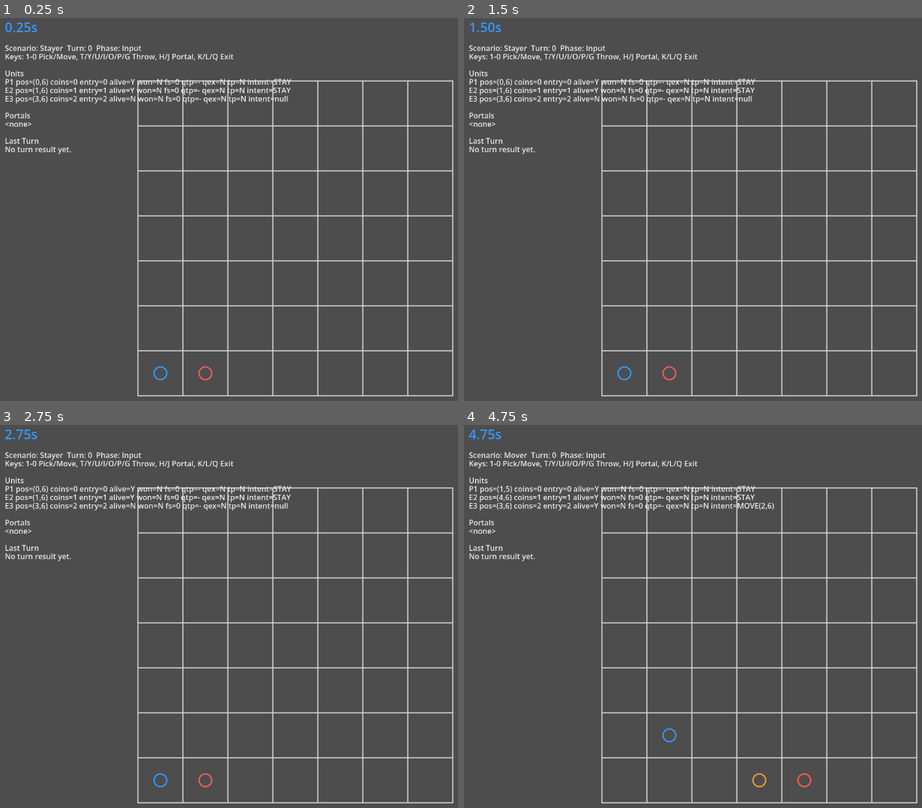
Above: before the commit, frames 1-4 (two rows, left to right).
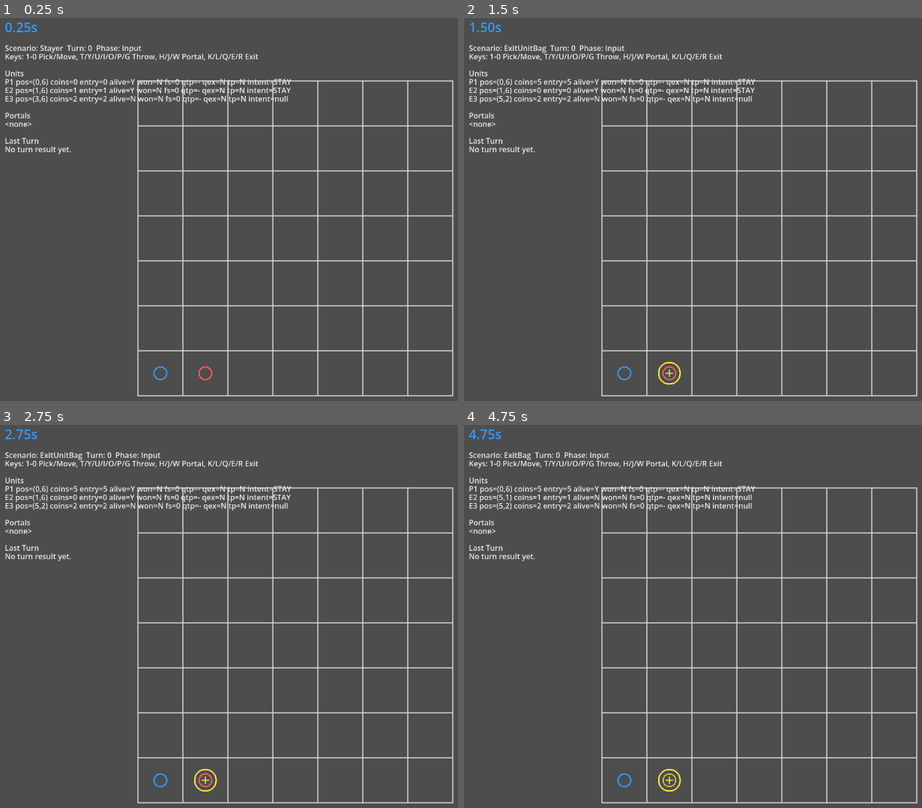
Above: after the commit, the same moments.

Repository: ustclyd/grid_demo
Game: Godot game, scene res://scenes/Main.tscn
Same seed, same stepped clock (60 frames per second), same inputs: the game is played once before the commit and once after it.
Inputs (mouse positions are in pixels of both pictures, inside the frame that each line leads up to):
- Up to frame 1 (0.25 s): no input
- Up to frame 2 (1.5 s): tap Enter at 0.5 s; move the mouse to (889, 217) at 0.52 s; hold W 0.53-1.28 s; tap E at 0.6 s; click (889, 217) at 0.67 s; tap R at 0.8, 1.35 s; tap Space at 1.25 s; move the mouse to (638, 259) at 1.27 s
- Up to frame 3 (2.75 s): tap E at 1.55, 2.1 s; tap Enter at 2 s; move the mouse to (357, 547) at 2.02 s; hold W from 2.03 s (still down); tap R at 2.3 s
- Up to frame 4 (4.75 s): tap Space at 2.75, 4.25 s; move the mouse to (729, 735) at 2.77 s; tap R at 2.85, 3.8 s; click (729, 735) at 2.92 s; tap E at 3.05, 4.55 s; tap Enter at 3.5 s; move the mouse to (outside the picture) at 3.52 s; release W at 3.53 s; tap 1 at 3.6 s; move the mouse to (578, 578) at 4.27 s; tap 2 at 4.35 s

The runs differ from the first frame. In frame 1, 0.2% of the frame differs, in the area x 36-57%, y 9-12%; in frame 2, 0.5%; in frame 3, 0.5%; in frame 4, 1.4%, in the area x 7-76%, y 7-96%.
Error after the commit: Parse Error: Cannot infer the type of "exit_from" variable because the value doesn't have a set type. (res://scripts/rules/turn_resolver.gd:151)

Commit message:
钱袋传送更新

Diff:
--- a/scripts/Main.gd
+++ b/scripts/Main.gd
@@ -37,6 +37,9 @@
 const TEST_SCENARIO_EXIT_BASIC := 19
 const TEST_SCENARIO_EXIT_CONFLICT := 20
 const TEST_SCENARIO_EXIT_QUEUED := 21
+const TEST_SCENARIO_PORTAL_BAG := 22
+const TEST_SCENARIO_EXIT_BAG := 23
+const TEST_SCENARIO_EXIT_UNIT_BAG := 24
 
 var player_grid := Vector2i(0, GRID_COUNT - 1)
 var player_alive := true
@@ -166,6 +169,12 @@
 				_set_test_scenario(TEST_SCENARIO_EXIT_CONFLICT)
 			KEY_Q:
 				_set_test_scenario(TEST_SCENARIO_EXIT_QUEUED)
+			KEY_W:
+				_set_test_scenario(TEST_SCENARIO_PORTAL_BAG)
+			KEY_E:
+				_set_test_scenario(TEST_SCENARIO_EXIT_BAG)
+			KEY_R:
+				_set_test_scenario(TEST_SCENARIO_EXIT_UNIT_BAG)
 
 
 func _draw() -> void:
@@ -337,7 +346,7 @@
 		game_state.turn_index if game_state != null else 0,
 		"Execute" if is_executing else "Input"
 	])
-	lines.append("Keys: 1-0 Pick/Move, T/Y/U/I/O/P/G Throw, H/J Portal, K/L/Q Exit")
+	lines.append("Keys: 1-0 Pick/Move, T/Y/U/I/O/P/G Throw, H/J/W Portal, K/L/Q/E/R Exit")
 	lines.append("")
 	lines.append("Units")
 	lines.append(_format_unit_status_line(1, "P1"))
@@ -713,6 +722,12 @@
 			return "ExitConflict"
 		TEST_SCENARIO_EXIT_QUEUED:
 			return "ExitQueued"
+		TEST_SCENARIO_PORTAL_BAG:
+			return "PortalBag"
+		TEST_SCENARIO_EXIT_BAG:
+			return "ExitBag"
+		TEST_SCENARIO_EXIT_UNIT_BAG:
+			return "ExitUnitBag"
 	return "Unknown"
 
 
@@ -778,11 +793,16 @@
 
 	var parts: Array[String] = []
 	for record in records:
-		var unit_id := int(record.get("unit_id", -1))
 		var pair_id := int(record.get("pair_id", -1))
 		var from_pos: Vector2i = record.get("from", Vector2i.ZERO)
 		var to_pos: Vector2i = record.get("to", Vector2i.ZERO)
-		parts.append("U%d P%d %s->%s" % [unit_id, pair_id, _format_vec2i(from_pos), _format_vec2i(to_pos)])
+		if record.has("unit_id"):
+			var unit_id := int(record.get("unit_id", -1))
+			parts.append("U%d P%d %s->%s" % [unit_id, pair_id, _format_vec2i(from_pos), _format_vec2i(to_pos)])
+		else:
+			var bag_id := int(record.get("bag_id", -1))
+			var coins := int(record.get("coins", 0))
+			parts.append("B%d P%d %s->%s $%d" % [bag_id, pair_id, _format_vec2i(from_pos), _format_vec2i(to_pos), coins])
 	return "[" + ", ".join(parts) + "]"
 
 
@@ -792,9 +812,18 @@
 
 	var parts: Array[String] = []
 	for record in records:
-		var unit_id := int(record.get("unit_id", -1))
 		var from_pos: Vector2i = record.get("from", Vector2i.ZERO)
-		parts.append("U%d %s" % [unit_id, _format_vec2i(from_pos)])
+		if record.has("unit_id"):
+			var unit_id := int(record.get("unit_id", -1))
+			if record.has("coins"):
+				var coins := int(record.get("coins", 0))
+				parts.append("U%d %s $%d" % [unit_id, _format_vec2i(from_pos), coins])
+			else:
+				parts.append("U%d %s" % [unit_id, _format_vec2i(from_pos)])
+		else:
+			var bag_id := int(record.get("bag_id", -1))
+			var coins := int(record.get("coins", 0))
+			parts.append("B%d %s $%d" % [bag_id, _format_vec2i(from_pos), coins])
 	return "[" + ", ".join(parts) + "]"
 
 
@@ -1085,6 +1114,35 @@
 			test_mover_grid = Vector2i(5, 2)
 			test_mover_alive = false
 			_add_test_exit_portal(Vector2i(1, GRID_COUNT - 1))
+		TEST_SCENARIO_PORTAL_BAG:
+			player_grid = Vector2i(0, GRID_COUNT - 1)
+			player_coins = 5
+			player_entry_coins = 5
+			test_enemy_grid = Vector2i(5, 1)
+			test_enemy_alive = false
+			test_mover_grid = Vector2i(5, 2)
+			test_mover_alive = false
+			_add_test_portal_pair(1, Vector2i(1, GRID_COUNT - 1), Vector2i(5, 2), 0)
+		TEST_SCENARIO_EXIT_BAG:
+			player_grid = Vector2i(0, GRID_COUNT - 1)
+			player_coins = 5
+			player_entry_coins = 5
+			test_enemy_grid = Vector2i(5, 1)
+			test_enemy_alive = false
+			test_mover_grid = Vector2i(5, 2)
+			test_mover_alive = false
+			_add_test_exit_portal(Vector2i(1, GRID_COUNT - 1))
+		TEST_SCENARIO_EXIT_UNIT_BAG:
+			player_grid = Vector2i(0, GRID_COUNT - 1)
+			player_coins = 5
+			player_entry_coins = 5
+			test_enemy_grid = Vector2i(1, GRID_COUNT - 1)
+			test_enemy_alive = true
+			test_enemy_coins = 0
+			test_enemy_entry_coins = 0
+			test_mover_grid = Vector2i(5, 2)
+			test_mover_alive = false
+			_add_test_exit_portal(Vector2i(1, GRID_COUNT - 1))
 
 	_set_current_intent_stay()
 	if game_state != null:
@@ -1186,6 +1244,23 @@
 		Color(0.95, 0.9, 0.7)
 	)
 
+	var marker := ""
+	if bag.queued_exit:
+		marker = "QE"
+	elif bag.has_queued_teleport:
+		marker = "QT"
+
+	if marker != "":
+		draw_string(
+			timer_font,
+			center + Vector2(-CELL_SIZE * 0.12, -CELL_SIZE * 0.10),
+			marker,
+			HORIZONTAL_ALIGNMENT_LEFT,
+			-1,
+			12,
+			Color(1.0, 0.95, 0.5)
+		)
+
 
 func _draw_portal_tile(tile: TileState) -> void:
 	var center := _grid_to_screen_center(tile.pos)
--- a/scripts/model/bag_state.gd
+++ b/scripts/model/bag_state.gd
@@ -7,6 +7,9 @@
 
 var is_throw_bag: bool = false
 var is_ultimate_bag: bool = false
+var has_queued_teleport: bool = false
+var queued_teleport_to: Vector2i = Vector2i.ZERO
+var queued_exit: bool = false
 
 
 func duplicate_state() -> BagState:
@@ -16,4 +19,7 @@
 	copy.coins = coins
 	copy.is_throw_bag = is_throw_bag
 	copy.is_ultimate_bag = is_ultimate_bag
+	copy.has_queued_teleport = has_queued_teleport
+	copy.queued_teleport_to = queued_teleport_to
+	copy.queued_exit = queued_exit
 	return copy
--- a/scripts/rules/turn_resolver.gd
+++ b/scripts/rules/turn_resolver.gd
@@ -99,27 +99,74 @@
 
 
 func _resolve_queued_exits(state_after: GameState, result: TurnResult) -> void:
+	var queued_units_by_pos := {}
 	for unit in state_after.units:
 		if not unit.alive or unit.won:
 			continue
 		if not unit.queued_exit:
 			continue
 
-		var exit_from := unit.pos
-		unit.queued_exit = false
-		unit.won = true
-		unit.alive = false
-
-		if not result.exited_unit_ids.has(unit.id):
-			result.exited_unit_ids.append(unit.id)
-		result.exit_records.append({
-			"unit_id": unit.id,
-			"from": exit_from,
-		})
+		var unit_key := _pos_key(unit.pos)
+		if not queued_units_by_pos.has(unit_key):
+			queued_units_by_pos[unit_key] = []
+		queued_units_by_pos[unit_key].append(unit)
+
+	var queued_bags_by_pos := {}
+	for bag in state_after.bags:
+		if not bag.queued_exit:
+			continue
+
+		var bag_key := _pos_key(bag.pos)
+		if not queued_bags_by_pos.has(bag_key):
+			queued_bags_by_pos[bag_key] = []
+		queued_bags_by_pos[bag_key].append(bag)
+
+	var all_exit_keys := {}
+	for key in queued_units_by_pos.keys():
+		all_exit_keys[key] = true
+	for key in queued_bags_by_pos.keys():
+		all_exit_keys[key] = true
+
+	var bags_to_remove: Array[BagState] = []
+	for key in all_exit_keys.keys():
+		var units_at_pos: Array = queued_units_by_pos.get(key, [])
+		var bags_at_pos: Array = queued_bags_by_pos.get(key, [])
+		var collector: UnitState = null
+
+		if units_at_pos.size() > 0:
+			collector = _pick_exit_coin_collector(units_at_pos)
+
+		for bag in bags_at_pos:
+			bag.queued_exit = false
+			if collector != null:
+				collector.coins += bag.coins
+			result.exit_records.append({
+				"bag_id": bag.id,
+				"from": bag.pos,
+				"coins": bag.coins,
+			})
+			bags_to_remove.append(bag)
+
+		for unit in units_at_pos:
+			var exit_from := unit.pos
+			unit.queued_exit = false
+
+			if not result.exited_unit_ids.has(unit.id):
+				result.exited_unit_ids.append(unit.id)
+			result.exit_records.append({
+				"unit_id": unit.id,
+				"from": exit_from,
+				"coins": unit.coins,
+			})
+			unit.won = true
+			unit.alive = false
+
+	for bag in bags_to_remove:
+		state_after.bags.erase(bag)
 
 
 func _refresh_exit_portal_if_used(state_after: GameState, result: TurnResult) -> void:
-	if result.exited_unit_ids.is_empty():
+	if result.exit_records.is_empty():
 		return
 
 	var old_exit_pos := state_after.exit_portal_tile
@@ -188,6 +235,47 @@
 			continue
 		used_pair.cooldown_turns = 3
 		used_pair.refresh_overheat_state()
+		if not result.overheated_portal_pair_ids.has(pair_id):
+			result.overheated_portal_pair_ids.append(pair_id)
+
+	for bag in state_after.bags:
+		if not bag.has_queued_teleport:
+			continue
+
+		var source_pos := bag.pos
+		var target_pos := bag.queued_teleport_to
+		var tile := state_after.get_tile_at(source_pos)
+		if tile == null or tile.tile_type != TileType.PORTAL:
+			bag.has_queued_teleport = false
+			bag.queued_teleport_to = Vector2i.ZERO
+			continue
+
+		var pair := state_after.get_portal_pair_by_id(tile.portal_pair_id)
+		if pair == null:
+			bag.has_queued_teleport = false
+			bag.queued_teleport_to = Vector2i.ZERO
+			continue
+
+		bag.pos = target_pos
+		bag.has_queued_teleport = false
+		bag.queued_teleport_to = Vector2i.ZERO
+
+		result.teleport_records.append({
+			"bag_id": bag.id,
+			"pair_id": pair.id,
+			"from": source_pos,
+			"to": target_pos,
+			"coins": bag.coins,
+		})
+		if not used_pair_ids.has(pair.id):
+			used_pair_ids.append(pair.id)
+
+	for pair_id in used_pair_ids:
+		var used_pair_after_bags := state_after.get_portal_pair_by_id(pair_id)
+		if used_pair_after_bags == null:
+			continue
+		used_pair_after_bags.cooldown_turns = 3
+		used_pair_after_bags.refresh_overheat_state()
 		if not result.overheated_portal_pair_ids.has(pair_id):
 			result.overheated_portal_pair_ids.append(pair_id)
 
@@ -371,6 +459,27 @@
 			"to": target,
 		})
 
+	for bag in state_after.bags:
+		var tile := state_after.get_tile_at(bag.pos)
+		if tile == null or tile.tile_type != TileType.PORTAL:
+			continue
+
+		var pair := state_after.get_portal_pair_by_id(tile.portal_pair_id)
+		if pair == null or pair.is_overheated:
+			continue
+
+		var target := pair.entry_b if pair.entry_a == bag.pos else pair.entry_a
+		bag.has_queued_teleport = true
+		bag.queued_teleport_to = target
+
+		result.portal_ready_records.append({
+			"bag_id": bag.id,
+			"pair_id": pair.id,
+			"from": bag.pos,
+			"to": target,
+			"coins": bag.coins,
+		})
+
 
 func _resolve_exit_reservations(state_after: GameState, result: TurnResult) -> void:
 	for unit in state_after.units:
@@ -389,6 +498,18 @@
 		result.exit_ready_records.append({
 			"unit_id": unit.id,
 			"from": unit.pos,
+		})
+
+	for bag in state_after.bags:
+		var tile := state_after.get_tile_at(bag.pos)
+		if tile == null or tile.tile_type != TileType.EXIT_PORTAL:
+			continue
+
+		bag.queued_exit = true
+		result.exit_ready_records.append({
+			"bag_id": bag.id,
+			"from": bag.pos,
+			"coins": bag.coins,
 		})
 
 
@@ -528,6 +649,15 @@
 	return 0
 
 
+func _pick_exit_coin_collector(units_at_pos: Array) -> UnitState:
+	var collector: UnitState = units_at_pos[0]
+	for index in range(1, units_at_pos.size()):
+		var challenger: UnitState = units_at_pos[index]
+		if challenger.id < collector.id:
+			collector = challenger
+	return collector
+
+
 func _pos_key(pos: Vector2i) -> String:
 	return "%s,%s" % [pos.x, pos.y]
 
